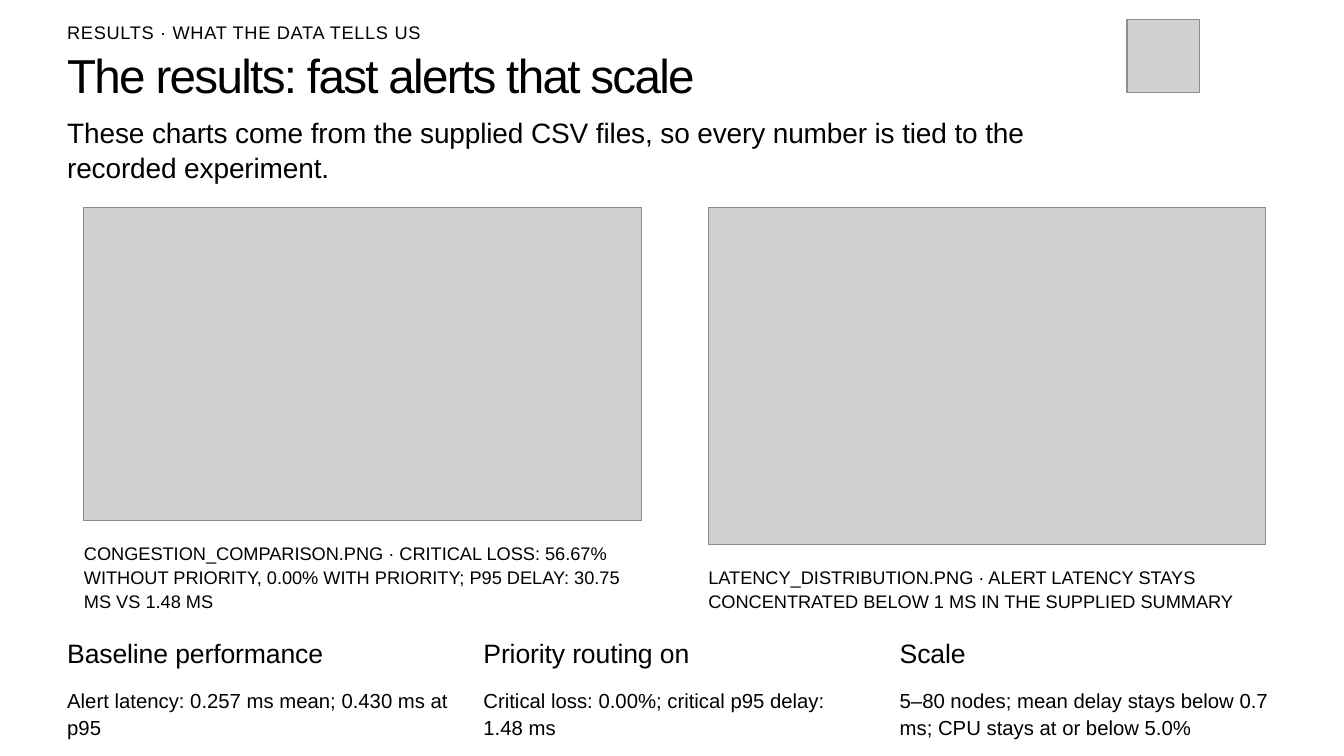
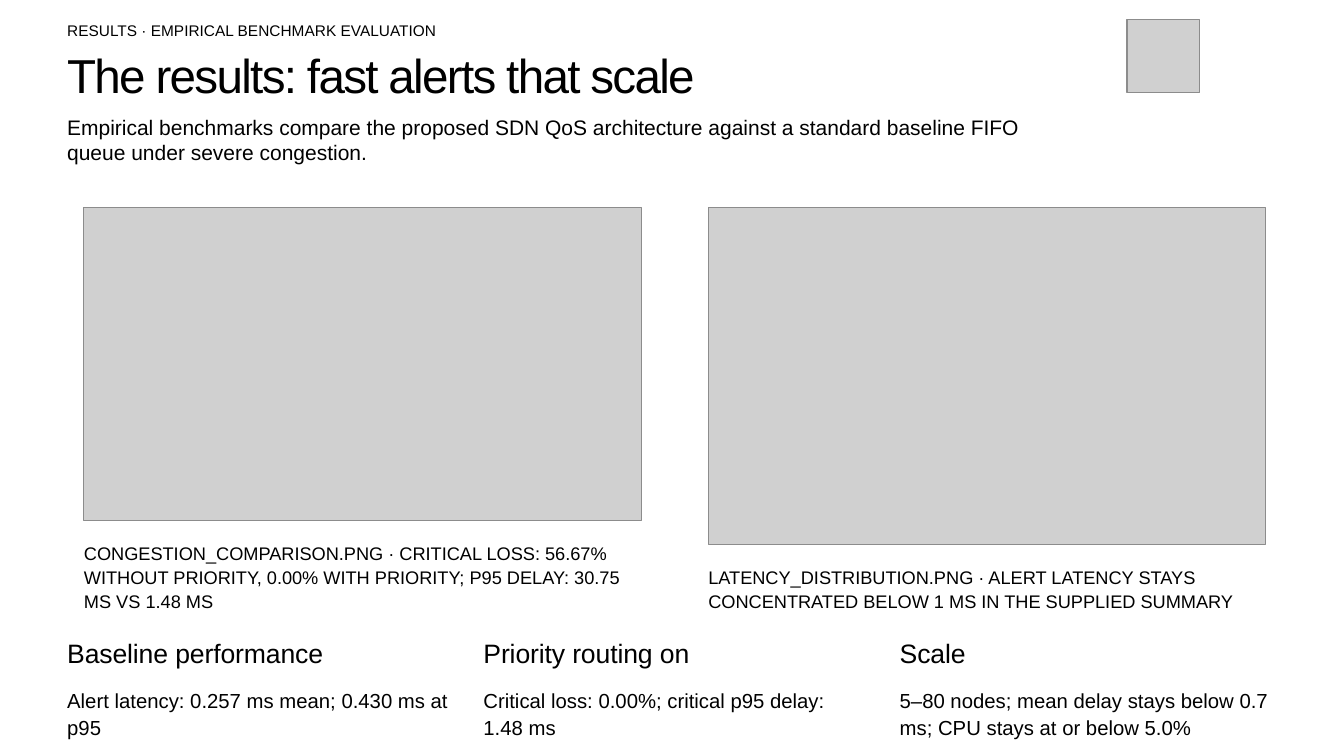
Before and after one commit to Y-astro/cn-miniproject, a slide deck: slide 8 of docs/Remote-System-Health-Monitoring.pptx (slide 7 before the commit). Drawn at 1344x756 pixels with LibreOffice and Linux fonts; fonts in the diff are those of the drawing; grey boxes stand for pictures. Boxes give left, top, right and bottom in pixels: in the first picture for what was removed or moved away, otherwise in the second. Text is boxed around its words. In the diff, an @@ line names an element or a change of style, - is before the commit and + after.

```diff
--- a/docs/Remote-System-Health-Monitoring.pptx
+++ b/docs/Remote-System-Health-Monitoring.pptx
@@ text at <box>67,25,436,36</box>: text changed; size 13 to 11 pt @@
-RESULTS · WHAT THE DATA TELLS US
+RESULTS · EMPIRICAL BENCHMARK EVALUATION
@@ text at <box>67,119,1019,164</box>: text changed; size 20 to 15 pt @@
-These charts come from the supplied CSV files, so every number is tied to the recorded experiment.
+Empirical benchmarks compare the proposed SDN QoS architecture against a standard baseline FIFO queue under severe congestion.
```
Also in this commit, not shown: 4 other slides changed, 1 slide added, 4 other files.
